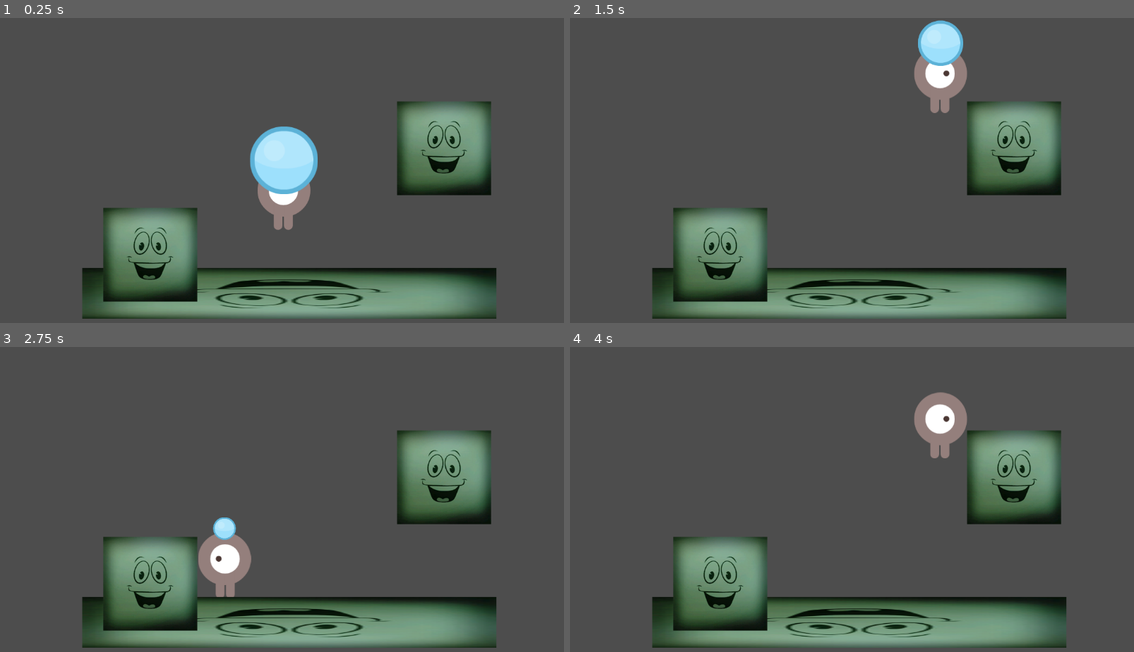
Above: before the commit, frames 1-4 (two rows, left to right).
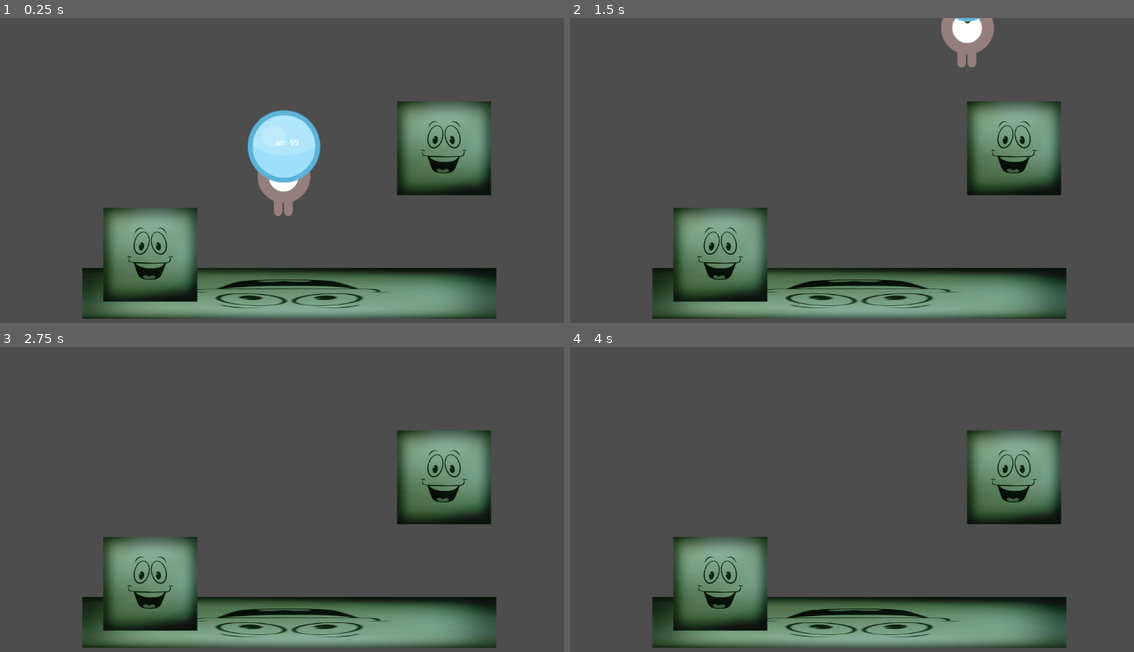
Above: after the commit, the same moments.

Repository: XabierMatute/bubbleworld
Game: Godot game, scene res://testchamber_1.tscn
The game is run twice, just before and just after one commit, with the same random seed, the same clock (stepped at 60 frames per second) and the same inputs. The project has no main scene, so this scene is started directly.
Inputs:
- Up to frame 1 (0.25 s): no input
- Up to frame 2 (1.5 s): tap Enter (ui_accept) at 0.5, 0.6, 0.77, 1.07, 1.35 s; hold Right (ui_right) from 0.53 s (still down)
- Up to frame 3 (2.75 s): tap Enter (ui_accept) at 1.52, 1.82, 2.1 s; release Right (ui_right) at 2.03 s; hold Left (ui_left) from 2.03 s (still down)
- Up to frame 4 (4 s): release Left (ui_left) at 2.78 s; hold Right (ui_right) from 2.78 s (still down); tap Enter (ui_accept) at 2.85, 3.02, 3.32, 3.6, 3.77 s

The runs differ from the first frame. In frame 1, 2.3% of the frame differs, in the area x 43-57%, y 30-70%; in frame 2, 2.8%, in the area x 60-76%, y 0-32%; in frame 3, 1.6%; in frame 4, 1.4%.

Commit message:
burbujeo wip

Diff:
--- a/protogamejam/bubble.tscn
+++ b/protogamejam/bubble_deprecated.tscn
@@ -1,16 +1,16 @@
 [gd_scene load_steps=4 format=3 uid="uid://ectp13lfeba2"]
 
-[ext_resource type="Script" path="res://bubble.gd" id="1_71ht3"]
-[ext_resource type="Texture2D" uid="uid://dar5br35fx3x6" path="res://placeholders/ballBlue_10.png" id="2_pcow2"]
+[ext_resource type="Script" path="res://bubble_deprecated.gd" id="1_28l2j"]
+[ext_resource type="Texture2D" uid="uid://dar5br35fx3x6" path="res://placeholders/ballBlue_10.png" id="2_7kgtc"]
 
 [sub_resource type="CircleShape2D" id="CircleShape2D_jgic5"]
 radius = 74.4312
 
 [node name="Bubble" type="StaticBody2D"]
-script = ExtResource("1_71ht3")
+script = ExtResource("1_28l2j")
 
 [node name="Sprite2D" type="Sprite2D" parent="."]
-texture = ExtResource("2_pcow2")
+texture = ExtResource("2_7kgtc")
 
 [node name="CollisionShape2D" type="CollisionShape2D" parent="."]
 shape = SubResource("CircleShape2D_jgic5")
--- /dev/null
+++ b/protogamejam/label.gd
@@ -0,0 +1,11 @@
+extends Label
+
+
+# Called when the node enters the scene tree for the first time.
+func _ready() -> void:
+	pass # Replace with function body.
+
+
+# Called every frame. 'delta' is the elapsed time since the previous frame.
+func _process(delta: float) -> void:
+	text = "air: " + str(int(get_parent().air))
--- a/protogamejam/player.gd
+++ b/protogamejam/player.gd
@@ -2,12 +2,31 @@
 
 @export var SPEED = 300.0
 @export var JUMP_VELOCITY = -400.0
-@export var bubble_speed = 1.0 / 4
 
-var air = 1
+signal popped
+
+@export var initial_air = 100
+@export var air_decrement = 1
+@export var base_jump_air_cosumption = 20
+@export var jump_air_cosumption_increment = 5
+var jump_air_cosumption = base_jump_air_cosumption
+
+var air
+
+var alive = true
+
+func _ready() -> void:
+	alive = true
+	air = initial_air
+
+func get_bubble_percentage():
+	return float(air) / initial_air
+
 
 func _process(delta: float) -> void:
-	if velocity.x != 0:
+	if velocity.y < 0:
+		$AnimatedSprite2D.play("swim")
+	elif velocity.x != 0:
 		$AnimatedSprite2D.play("walk")
 		$AnimatedSprite2D.flip_v = false
 		# See the note below about the following boolean assignment.
@@ -15,20 +34,40 @@
 	else:
 		$AnimatedSprite2D.stop()
 
-	$Bubble.scale -= Vector2(delta * bubble_speed, delta * bubble_speed)
-	if $Bubble.scale.x < 0 or $Bubble.scale.y < 0:
-		$Bubble.scale = Vector2(0,0)
+
+
+	air -= air_decrement  * delta
+	if air < 0:
+		air = 0
 		emit_signal("popped")
+		# debug
+		air = 111
+	$Bubble.scale = Vector2(1 ,1) * (get_bubble_percentage())
 
 
 func _physics_process(delta: float) -> void:
 	# Add the gravity.
 	if not is_on_floor():
-		velocity += get_gravity() * delta
+		velocity += get_gravity() * delta * (1 - get_bubble_percentage()) * 2
+
+	#if Input.is_action_just_pressed("ui_up"):
+		#velocity -= velocity / 2
+	#if Input.is_action_just_pressed("ui_down"):
+		#velocity += velocity / 2
+
 
 	# Handle jump.
 	if Input.is_action_just_pressed("ui_accept") and is_on_floor():
 		velocity.y = JUMP_VELOCITY
+		jump_air_cosumption = base_jump_air_cosumption
+		air -= jump_air_cosumption
+
+	# Handle double jump??
+	if Input.is_action_just_pressed("ui_accept") and not is_on_floor():
+		velocity.y = JUMP_VELOCITY
+		jump_air_cosumption += jump_air_cosumption_increment
+		air -= jump_air_cosumption
+
 
 	# Get the input direction and handle the movement/deceleration.
 	# As good practice, you should replace UI actions with custom gameplay actions.
@@ -37,5 +76,10 @@
 		velocity.x = direction * SPEED
 	else:
 		velocity.x = move_toward(velocity.x, 0, SPEED)
+	direction = Input.get_axis("ui_up", "ui_down")
+	if direction:
+		velocity.y += direction * SPEED/100
+	#else:
+		#velocity.y += move_toward(velocity.y, 0, SPEED)
 
 	move_and_slide()
--- a/protogamejam/player.tscn
+++ b/protogamejam/player.tscn
@@ -1,8 +1,10 @@
-[gd_scene load_steps=8 format=3 uid="uid://dcfpr5h6neam3"]
+[gd_scene load_steps=10 format=3 uid="uid://dcfpr5h6neam3"]
 
 [ext_resource type="Texture2D" uid="uid://bs75oebvxkwjy" path="res://placeholders/playerGrey_walk1.png" id="1_63gth"]
 [ext_resource type="Script" path="res://player.gd" id="1_t4wjq"]
+[ext_resource type="Texture2D" uid="uid://bu2bwonreucq1" path="res://placeholders/playerGrey_up1.png" id="2_d25by"]
 [ext_resource type="Texture2D" uid="uid://btbh441gngkcr" path="res://placeholders/playerGrey_walk2.png" id="2_hu0ij"]
+[ext_resource type="Texture2D" uid="uid://dblibjv7o34dw" path="res://placeholders/playerGrey_up2.png" id="3_ikxjg"]
 [ext_resource type="Texture2D" uid="uid://dar5br35fx3x6" path="res://placeholders/ballBlue_10.png" id="4_775sq"]
 
 [sub_resource type="RectangleShape2D" id="RectangleShape2D_1oovi"]
@@ -10,6 +12,17 @@
 
 [sub_resource type="SpriteFrames" id="SpriteFrames_lqwtf"]
 animations = [{
+"frames": [{
+"duration": 1.0,
+"texture": ExtResource("2_d25by")
+}, {
+"duration": 1.0,
+"texture": ExtResource("3_ikxjg")
+}],
+"loop": true,
+"name": &"swim",
+"speed": 5.0
+}, {
 "frames": [{
 "duration": 1.0,
 "texture": ExtResource("1_63gth")
@@ -27,6 +40,7 @@
 
 [node name="player" type="CharacterBody2D"]
 collision_mask = 3
+motion_mode = 1
 script = ExtResource("1_t4wjq")
 
 [node name="CollisionShape2D" type="CollisionShape2D" parent="."]
@@ -35,7 +49,7 @@
 
 [node name="AnimatedSprite2D" type="AnimatedSprite2D" parent="."]
 sprite_frames = SubResource("SpriteFrames_lqwtf")
-animation = &"walk"
+animation = &"swim"
 
 [node name="PlatformDetector" type="RayCast2D" parent="."]
 
--- a/protogamejam/testchamber_1.tscn
+++ b/protogamejam/testchamber_1.tscn
@@ -1,7 +1,8 @@
-[gd_scene load_steps=5 format=3 uid="uid://byettfnhrmc5v"]
+[gd_scene load_steps=6 format=3 uid="uid://byettfnhrmc5v"]
 
 [ext_resource type="PackedScene" uid="uid://dcfpr5h6neam3" path="res://player.tscn" id="1_8yvxc"]
 [ext_resource type="Texture2D" uid="uid://cgl0y6t4a1ji" path="res://placeholders/YM.png" id="2_226bd"]
+[ext_resource type="Script" path="res://label.gd" id="2_j4apt"]
 [ext_resource type="PackedScene" uid="uid://dneep5u6jeulg" path="res://placeholders/YMwall.tscn" id="4_h3yvn"]
 
 [sub_resource type="RectangleShape2D" id="RectangleShape2D_tto36"]
@@ -12,8 +13,14 @@
 
 [node name="player" parent="." instance=ExtResource("1_8yvxc")]
 position = Vector2(1, 0)
-SPEED = 600.0
-JUMP_VELOCITY = -800.0
+motion_mode = 0
+
+[node name="Label" type="Label" parent="player"]
+offset_left = -17.0
+offset_top = -95.0
+offset_right = 23.0
+offset_bottom = -72.0
+script = ExtResource("2_j4apt")
 
 [node name="StaticBody2D" type="StaticBody2D" parent="."]
 
Renamed: protogamejam/bubble.gd -> protogamejam/bubble_deprecated.gd
